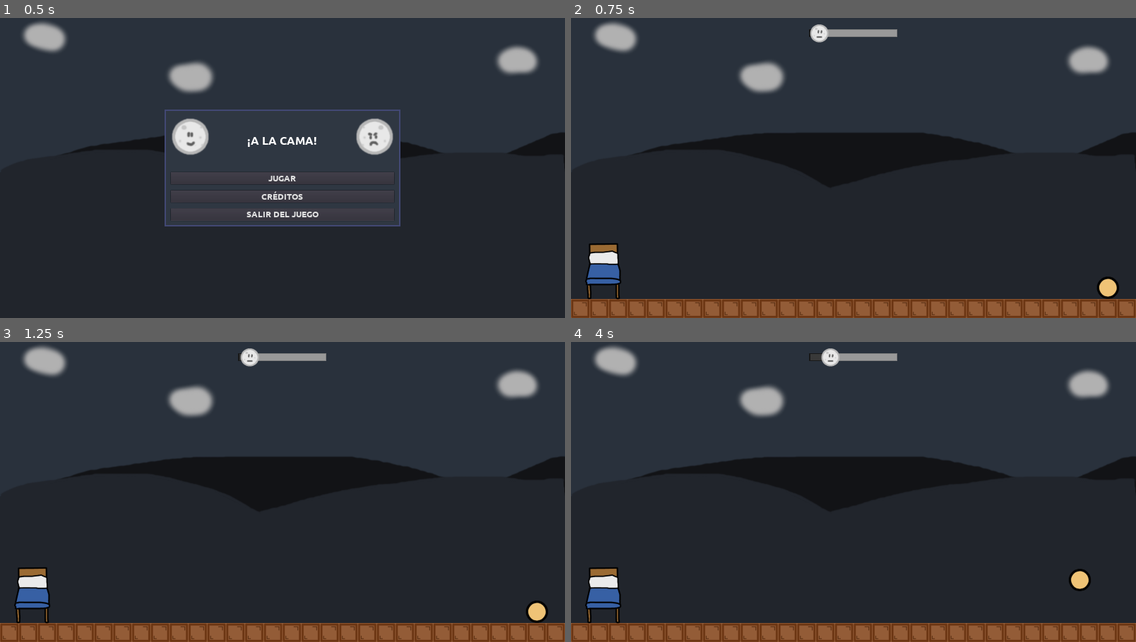
Above: before the commit, frames 1-4 (two rows, left to right).
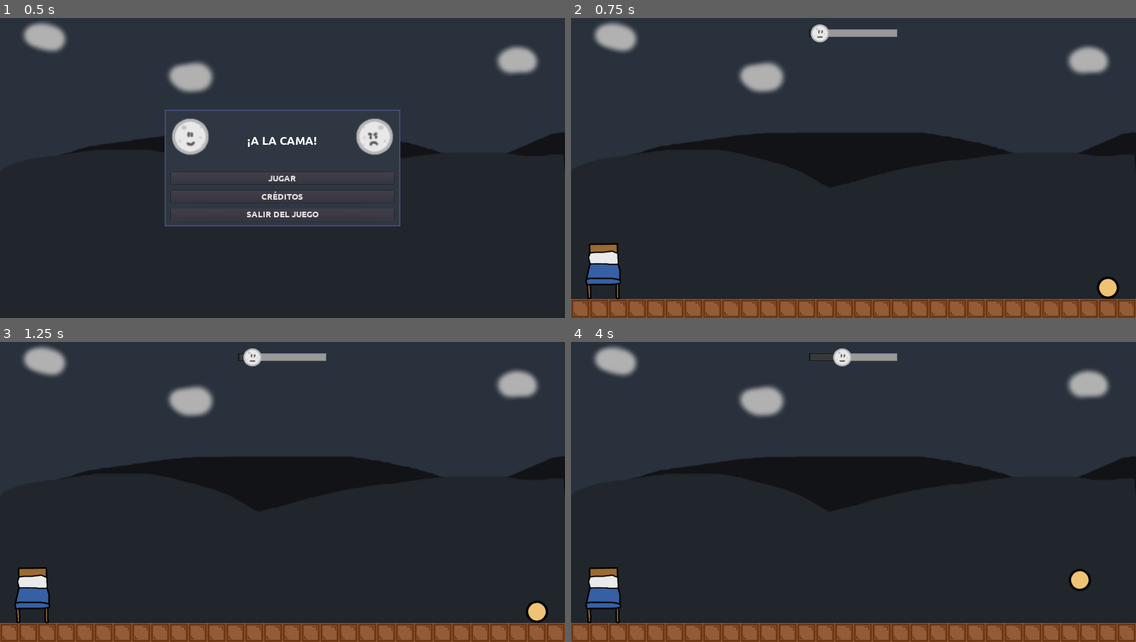
Above: after the commit, the same moments.

Repository: moisesjbc/a-la-cama
Game: Godot game, scene res://gui/menus/main_menu/main_menu.tscn
The game is run twice, just before and just after one commit, with the same random seed, the same clock (stepped at 60 frames per second) and the same inputs.
Inputs:
- Up to frame 1 (0.5 s): no input
- Up to frame 2 (0.75 s): click "JUGAR" at 0.5 s
- Up to frame 3 (1.25 s): no input
- Up to frame 4 (4 s): tap Enter at 1.25 s; hold D (ui_right) 1.28-2.78 s; tap Space at 1.52, 2.27, 3.77 s; hold A (ui_left) 2.78-3.53 s; hold D (ui_right) from 3.53 s (still down)

Frame 1 is identical in both runs. In frame 2, less than 0.1% of the frame differs, in the area x 42-46%, y 2-9%; in frame 3, 0.1%; in frame 4, 0.3%, in the area x 44-50%, y 2-9%.

Commit message:
Add styles to level end screen

Diff:
--- a/godot-project/gameplay/gui/level_end_screen/level_end_screen.gd
+++ b/godot-project/gameplay/gui/level_end_screen/level_end_screen.gd
@@ -14,7 +14,6 @@
 	else:
 		$panel/margin_container/vbox_container/title.text = "¡Dulces sueños!"
 		$panel/margin_container/vbox_container/restart_button.text = "Siguiente nivel - [espacio]"
-	print("$panel/margin_container/vbox_container/title.text")
 	get_tree().paused = true
 	visible = true
 
@@ -35,3 +34,7 @@
 func _input(event):
 	if visible and event is InputEventKey and not event.pressed and event.scancode == KEY_SPACE:
 		_on_restart_button_pressed()
+
+
+func _on_main_menu_button_pressed():
+	pass # Replace with function body.
--- a/godot-project/gameplay/gui/level_end_screen/level_end_screen.tscn
+++ b/godot-project/gameplay/gui/level_end_screen/level_end_screen.tscn
@@ -1,22 +1,24 @@
-[gd_scene load_steps=4 format=2]
+[gd_scene load_steps=5 format=2]
 
 [ext_resource path="res://fonts/title_font.tres" type="DynamicFont" id=1]
 [ext_resource path="res://gui/button/button.tscn" type="PackedScene" id=2]
 [ext_resource path="res://gameplay/gui/level_end_screen/level_end_screen.gd" type="Script" id=3]
+[ext_resource path="res://styles/menu_panel_styles.tres" type="StyleBox" id=4]
 
 [node name="level_end_screen" type="CenterContainer"]
 pause_mode = 2
 anchor_right = 1.0
 anchor_bottom = 1.0
-margin_bottom = -761.0
+margin_bottom = -661.0
 script = ExtResource( 3 )
 
 [node name="panel" type="Panel" parent="."]
-margin_left = 760.0
-margin_top = 31.0
-margin_right = 1160.0
-margin_bottom = 231.0
-rect_min_size = Vector2( 400, 200 )
+margin_left = 660.0
+margin_top = 106.0
+margin_right = 1260.0
+margin_bottom = 256.0
+rect_min_size = Vector2( 600, 150 )
+custom_styles/panel = ExtResource( 4 )
 
 [node name="margin_container" type="MarginContainer" parent="panel"]
 anchor_right = 1.0
@@ -29,20 +31,23 @@
 [node name="vbox_container" type="VBoxContainer" parent="panel/margin_container"]
 margin_left = 20.0
 margin_top = 20.0
-margin_right = 380.0
-margin_bottom = 180.0
+margin_right = 580.0
+margin_bottom = 130.0
+custom_constants/separation = 10
 
 [node name="title" type="Label" parent="panel/margin_container/vbox_container"]
-margin_right = 360.0
-margin_bottom = 71.0
+margin_right = 560.0
+margin_bottom = 60.0
+size_flags_horizontal = 3
+size_flags_vertical = 3
 custom_fonts/font = ExtResource( 1 )
-text = "<DUMMY>
-"
+text = "<DUMMY>"
 align = 1
+valign = 1
 
 [node name="restart_button" parent="panel/margin_container/vbox_container" instance=ExtResource( 2 )]
-margin_top = 75.0
-margin_right = 360.0
-margin_bottom = 102.0
+margin_top = 70.0
+margin_right = 560.0
+margin_bottom = 110.0
 
 [connection signal="pressed" from="panel/margin_container/vbox_container/restart_button" to="." method="_on_restart_button_pressed"]
--- a/godot-project/gameplay/main/main.gd
+++ b/godot-project/gameplay/main/main.gd
@@ -39,7 +39,7 @@
 	$moon.restart()
 	$level.start(current_level_index)
 	$player.global_position = $level.get_player_spawn_position()
-	$background_gui/time_counter.start(20)
+	$background_gui/time_counter.start(10)
 
 
 func restart_game():
